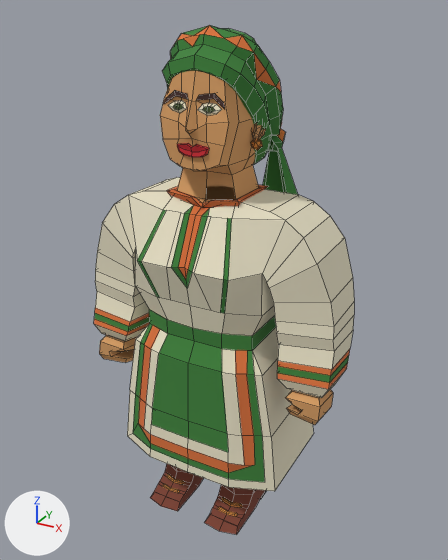
The FBX model people/Human/woman_2.fbx, before and after one commit.
Rendered twice from a 50 mm lens placed at (0.535, -0.944, 0.968), pointed at (0.002, 0.025, 0.483). Every picture has the same lights, and +X, +Y and +Z are marked at lower left. Mesh edges are drawn as thin lines. Where no turn or scale is listed for an object, it has been applied to the vertices. Vertices at the same position are counted once.

Names of what the first picture shows: 'woman_2'.
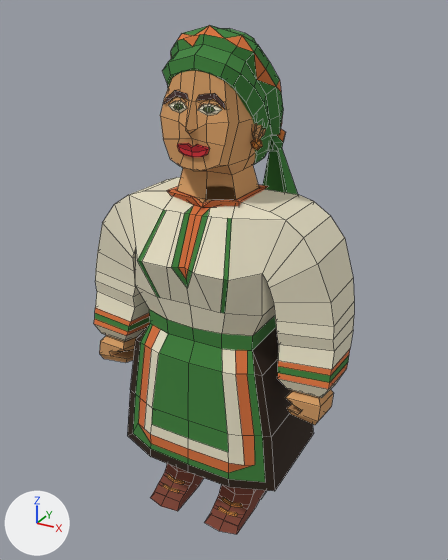
Patch to the scene script:
```diff
--- a/people/Human/woman_2.fbx.py
+++ b/people/Human/woman_2.fbx.py
@@ me_cube_027 @@
 # used by ob_woman_2; location = (0.0, 0.0, 0.0)
-me_cube_027.from_pydata(...)  # 925 vertices, 848 faces; spans x -0.256..0.257, y -0.126..0.162, z 0.0..0.941
+me_cube_027.from_pydata(...)  # 937 vertices, 864 faces; spans x -0.256..0.257, y -0.126..0.162, z 0.0..0.941
+# me_cube_027 part 1
+# 8 faces are deleted
+# 12 vertices are added at x -0.044..0.045, y -0.076..-0.067, z 0.826..0.836
+# 24 new faces join them
+# me_cube_027 part 2: 21 kept faces spanning x -0.173..0.175, y -0.123..0.123, z 0.123..0.404 get new texture (UV) coordinates
 me_cube_027.materials.append(mat_human_material_001)
@@ ob_woman_2 @@
 ob_woman_2 = bpy.data.objects.new('woman_2', me_cube_027)
-ob_woman_2.location = (0.0, 0.0, 0.0)
+ob_woman_2.location = (0.001, 0.001, 0.0)
```

Boxes (x1, y1, x2, y2) around the edits, measured in the pictures (448 x 560 px):
'woman_2', reshaped, moved: (94, 25, 354, 534) in both
part 1 of me_cube_027, built on: before (160, 71, 229, 129); after (160, 70, 229, 129)
part 2 of me_cube_027, surface changed: (127, 325, 313, 491) in both
